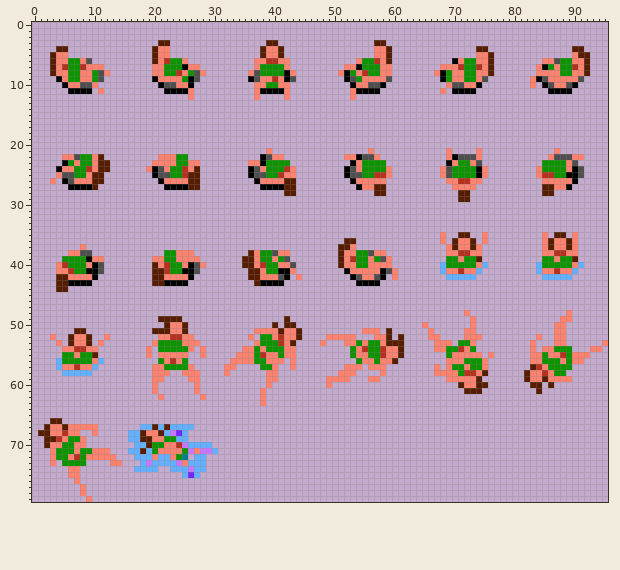
Two states of a sprite sheet, assets/aseprite/characters/Lady3.png. Above: the version before the commit.
The file is 96x80 pixels.
And afterwards:
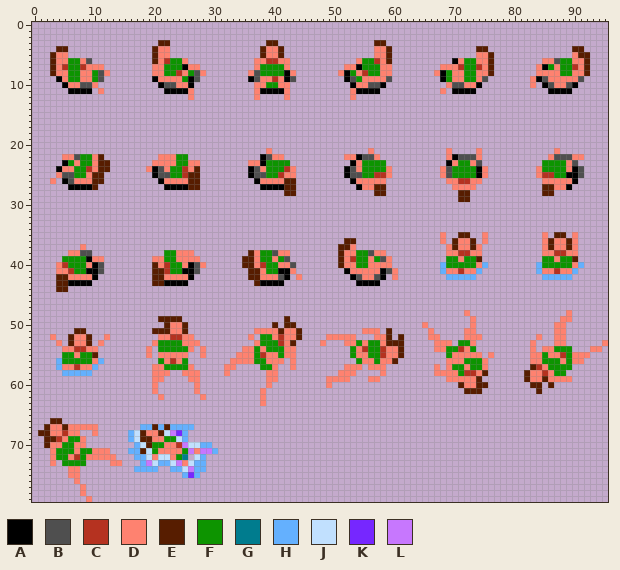
Palette (. is transparent): A #000000  B #4f4f4f  C #b53220  D #fe8270  E #571d00  F #0d9400  G #007c8e  H #64b0fe  J #c1e0fe  K #7627ff  L #c777fe
The edit:
Changed rows in their new state; - is an unchanged pixel.
first column x 17:
68 J----J-----
69 J------J---
70 -J-------JJ
71 --J--------
72 --J-JJ----J
73 ---J--J--J-
74 --------J--
Changed places in both pictures, as pixel boxes (x1, y1, x2, y2):
changed: (134, 430, 200, 472)
